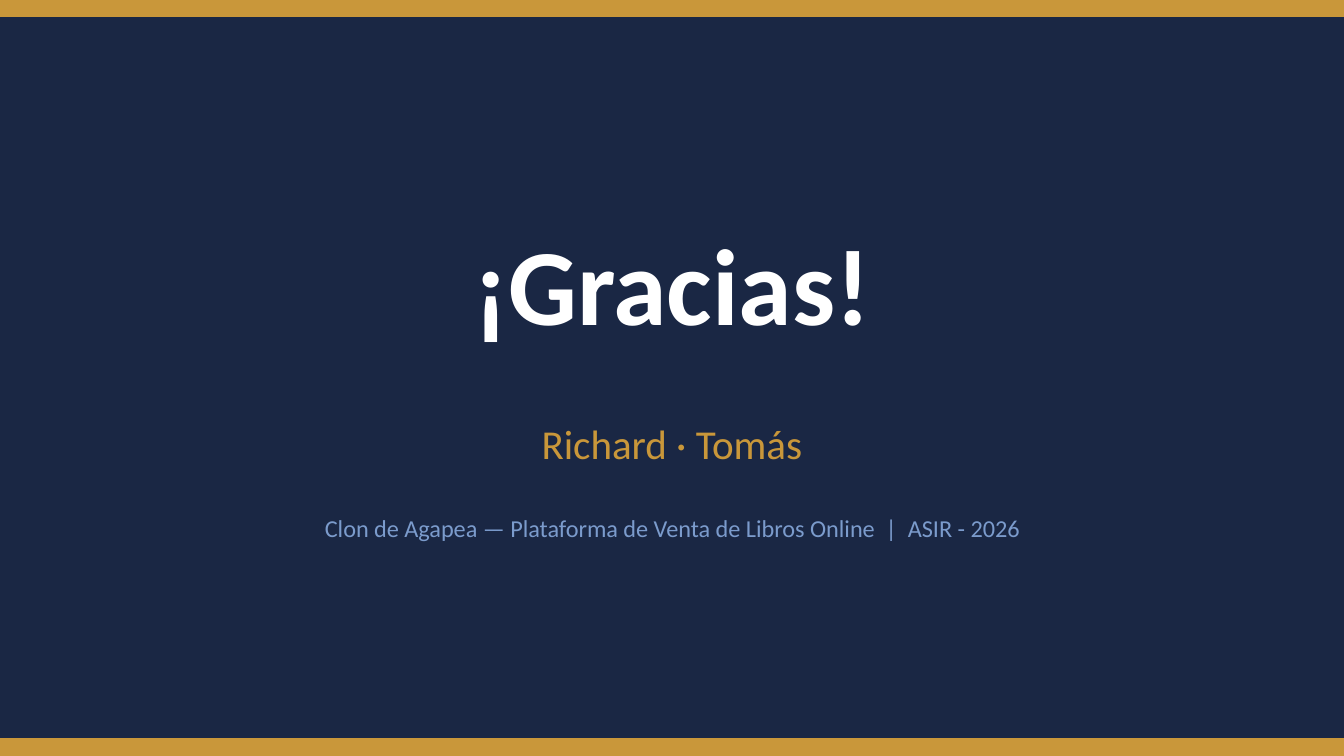
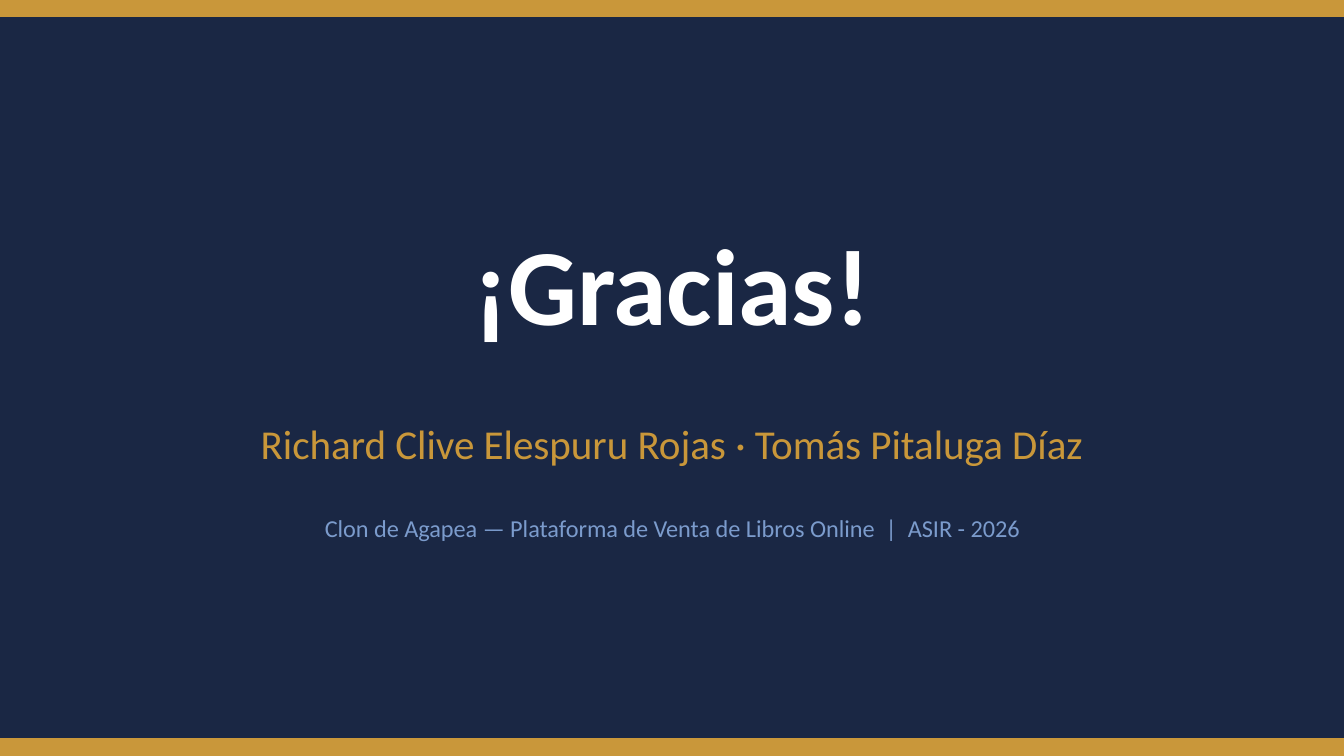
Before and after one commit to tpd00-a/agapea-clon-llm-v2, a slide deck: slide 19 of agapea_presentacion.odp (slide 18 before the commit). Drawn at 1344x756 pixels with LibreOffice and Linux fonts; fonts in the diff are those of the drawing. Boxes give left, top, right and bottom in pixels: in the first picture for what was removed or moved away, otherwise in the second. Text is boxed around its words. In the diff, an @@ line names an element or a change of style, - is before the commit and + after.

```diff
--- a/agapea_presentacion.odp
+++ b/agapea_presentacion.odp
@@ text at <box>261,430,1082,466</box>: text changed @@
-Richard · Tomás
+Richard Clive Elespuru Rojas · Tomás Pitaluga Díaz
```
Also in this commit, not shown: 6 other slides changed, 1 slide added, 5 other files.
